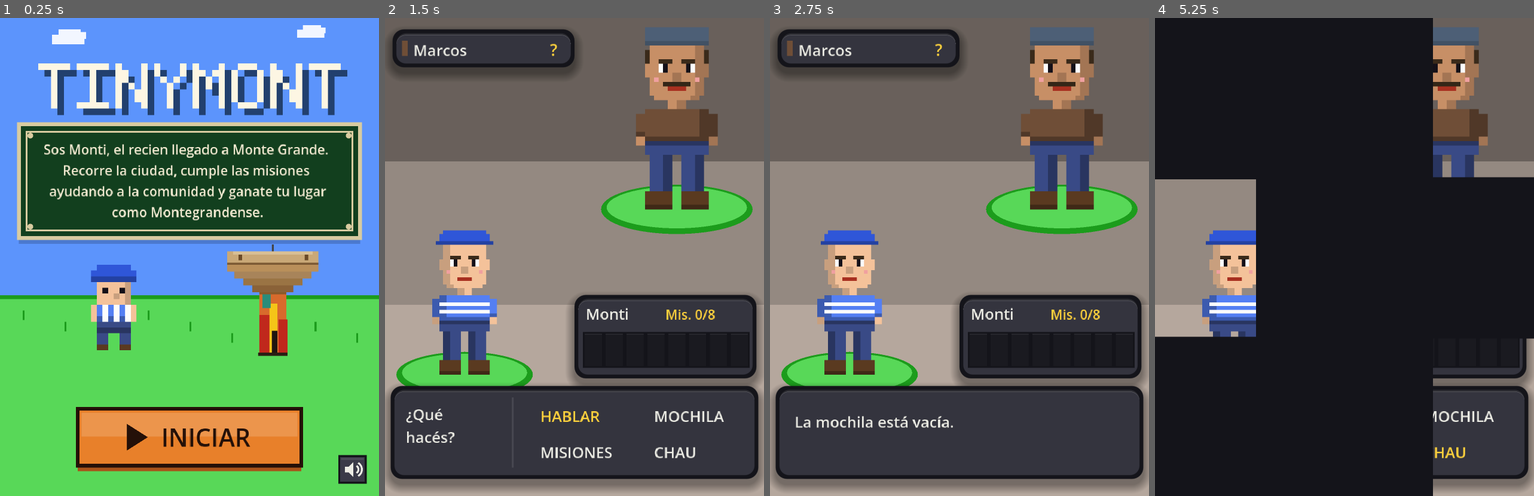
Above: before the commit, frames 1-4 (left to right).
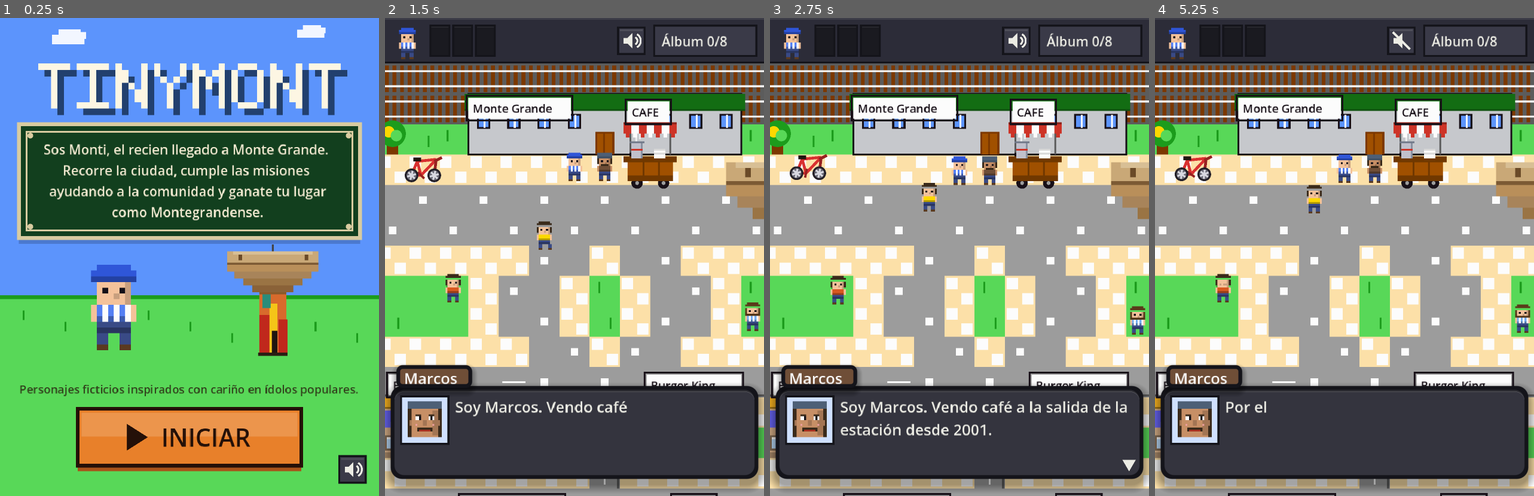
Above: after the commit, the same moments.

Repository: katastudio/TinyMont
Game: Godot game, scene res://scenes/ui/title_screen.tscn
The game is run twice, just before and just after one commit, with the same random seed, the same clock (stepped at 60 frames per second) and the same inputs.
Inputs (mouse positions are in pixels of both pictures, inside the frame that each line leads up to):
- Up to frame 1 (0.25 s): no input
- Up to frame 2 (1.5 s): tap Enter at 0.5 s; move the mouse to (657, 233) at 0.52 s; hold Right (move_right) 0.53-1.25 s; hold Z (interact) 0.53-1.25 s; click (657, 233) at 0.67 s; tap Space at 0.77 s; drag from (498, 280) to (555, 352) at 1.27 s
- Up to frame 3 (2.75 s): move the mouse to (997, 151) at 2.02 s; hold Right (move_right) from 2.03 s (still down); hold Z (interact) from 2.03 s (still down); click (997, 151) at 2.17 s
- Up to frame 4 (5.25 s): release Right (move_right) at 2.75 s; release Z (interact) at 2.75 s; drag from (1325, 352) to (1230, 185) at 2.77 s; move the mouse to (1458, 328) at 3.52 s; hold Left (move_left) 3.53-4.25 s; hold M (toggle_musica) 3.53-4.25 s; click (1458, 328) at 3.67 s; tap Space at 3.77 s; tap Z (interact) at 3.8 s; tap X (menu) at 4.15 s; drag from (1230, 185) to (1287, 137) at 4.27 s; move the mouse to (1363, 257) at 5.02 s; hold Down (move_down) from 5.03 s (still down); hold Z (interact) from 5.03 s (still down); tap Keypad Enter at 5.1 s; click (1363, 257) at 5.17 s

The runs differ from the first frame. In frame 1, 0.7% of the frame differs, in the area x 5-95%, y 76-80%; in frame 2, 78%; in frame 3, 78%; in frame 4, 90%, in the area x 0-100%, y 0-100%.

Commit message:
feat: introduccion con Marcos, descargo en el titulo y final con el barrio en la Plaza Mitre

Diff:
--- a/scripts/autoload/game_manager.gd
+++ b/scripts/autoload/game_manager.gd
@@ -10,6 +10,11 @@
 var dialog_box = null
 
 var album_abierto: bool = false        # el álbum del barrio frena al player
+var flags: Dictionary = {}              # progreso de la historia (ej: intro_vista), se guarda
+var pedir_intro: bool = false           # el título pide la introducción de Marcos (partida nueva)
+var final: CanvasLayer = null           # pantalla final (spec 0008 R5)
+signal victoria_lograda
+signal final_cerrado
 var album: CanvasLayer = null
 var is_encounter_active: bool = false   # pantalla de encuentro abierta (frena al player)
 var _encounter: CanvasLayer = null
@@ -292,10 +297,27 @@
 func _mostrar_victoria() -> void:
 	MusicManager.play_sfx("fanfarria_victoria")
 	start_dialog("Monte Grande", [
-		"¡Felicitaciones, Monti!",
-		"Ayudaste a todo\nel barrio de\nMonte Grande.",
-		"Ya sos un\nMontegrandense\nde ley. ¡Bienvenido!",
+		"¡Completaste el álbum del barrio, %s!" % jugador_nombre,
+		"Todo Monte Grande te espera en la Plaza Mitre.",
 	], Color("ffd23c"))
+	victoria_lograda.emit()
+
+
+## Pantalla final con créditos y descargo; al cerrarla se sigue paseando.
+func mostrar_final() -> void:
+	if final == null:
+		final = CanvasLayer.new()
+		final.set_script(preload("res://scripts/ui/final.gd"))
+		add_child(final)
+	final.visible = true
+	is_dialog_active = true      # frena a Monti mientras está la pantalla
+
+
+func cerrar_final() -> void:
+	if final:
+		final.visible = false
+	is_dialog_active = false
+	final_cerrado.emit()
 
 
 ## Misiones completadas del catálogo (o todas, si todavía no hay catálogo).
@@ -341,7 +363,8 @@
 		"version": VERSION_GUARDADO,
 		"jugador": {"nombre": jugador_nombre, "inventario": inventario.duplicate(),
 			"misiones": misiones.duplicate(), "bici_color": bici_color.to_html(),
-			"contadores": contadores.duplicate(true), "cuentas": cuentas.duplicate(true)},
+			"contadores": contadores.duplicate(true), "cuentas": cuentas.duplicate(true),
+			"flags": flags.duplicate(true)},
 		"objetos_tomados": objetos_tomados.duplicate(),
 		"mundo": mundo.snapshot(),
 	}
@@ -373,6 +396,7 @@
 		bici_color = Color.html(color_guardado)
 	en_bici = false
 	objetos_tomados = datos.get("objetos_tomados", []).duplicate()
+	flags = Dictionary(j.get("flags", {})).duplicate(true)
 	contadores = {}
 	var cs: Dictionary = j.get("contadores", {})
 	for id in cs:
@@ -392,6 +416,10 @@
 	if has_save():
 		DirAccess.remove_absolute(ProjectSettings.globalize_path(ruta_guardado))
 	objetos_tomados.clear()
+	flags.clear()
+	contadores.clear()
+	cuentas.clear()
+	_victoria = false
 
 
 ## Autoguardado: sólo en juego real (no en tests headless) y con un mundo activo.
--- a/scripts/npc/npc.gd
+++ b/scripts/npc/npc.gd
@@ -99,6 +99,10 @@
 var _gesto: String = ""
 var _t_gesto: float = 0.0
 
+# Fiesta final en la plaza (spec 0008 R5)
+const SIN_CONVOCATORIA := Vector2i(-1, -1)
+var _convocatoria: Vector2i = SIN_CONVOCATORIA
+
 # Vida social (spec 0010, F3)
 const UMBRAL_SOCIAL := 20.0              # urgencia social mínima para buscar charla
 const ALIVIO_CHARLA := 40.0              # cuánto baja la urgencia social una charla
@@ -247,7 +251,10 @@
 
 
 func _elegir_destino() -> void:
-	"""Elige el próximo destino según la rutina."""
+	"""Elige el próximo destino según la rutina (la convocatoria a la fiesta tiene prioridad)."""
+	if convocado():
+		_elegir_destino_convocado()
+		return
 	match rutina:
 		Rutina.QUIETO:
 			_camino = []
@@ -460,9 +467,9 @@
 		_soltar_opcion()
 
 
-## La celda pedida si está libre (o es la propia); si no, la libre más cercana a distancia <= 2.
-func _celda_libre_cerca(celda: Vector2i) -> Vector2i:
-	for radio in range(3):
+## La celda pedida si está libre (o es la propia); si no, la libre más cercana a distancia <= radio_max.
+func _celda_libre_cerca(celda: Vector2i, radio_max: int = 2) -> Vector2i:
+	for radio in range(radio_max + 1):
 		for dy in range(-radio, radio + 1):
 			for dx in range(-radio, radio + 1):
 				if absi(dx) + absi(dy) != radio:
@@ -557,6 +564,38 @@
 const UMBRAL_HUMOR := 70.0       # urgencia a partir de la cual una necesidad marca el ánimo
 const UMBRAL_CONTENTO := 35.0    # todas las necesidades por debajo: contento
 const HUMOR_POR_NECESIDAD := [["hambre", "hambriento"], ["energia", "cansado"], ["ocio", "aburrido"], ["social", "solo"]]
+
+
+## Convoca al vecino a un punto (la fiesta final): deja lo que hace y va para allá.
+func convocar(celda: Vector2i) -> void:
+	_convocatoria = celda
+	if not _paso_activo:
+		_volver_a_esperar()
+		_timer_pausa = 0.0
+
+
+func convocado() -> bool:
+	return _convocatoria != SIN_CONVOCATORIA
+
+
+func liberar_convocatoria() -> void:
+	_convocatoria = SIN_CONVOCATORIA
+	if _estado == Estado.EN_ACTIVIDAD and actividad_actual() == "fiesta":
+		_volver_a_esperar()
+
+
+func _elegir_destino_convocado() -> void:
+	_camino = []
+	var destino := _celda_libre_cerca(_convocatoria, 6)
+	if destino == Vector2i(-1, -1):
+		return
+	_opcion_actual = {"id": "fiesta", "satisface": {"social": 100}, "celda": destino, "duracion": 600, "lleno": false}
+	if destino == _celda_actual:
+		_comenzar_actividad()
+		return
+	_camino = _mundo.camino(_celda_actual, destino)
+	if _camino.is_empty():
+		_soltar_opcion()
 
 
 ## Ánimo actual según las necesidades: hambriento, cansado, aburrido, solo, contento o "".
--- /dev/null
+++ b/scripts/ui/final.gd
@@ -0,0 +1,77 @@
+extends CanvasLayer
+## Pantalla final (spec 0008 R5): Monti ya es vecino. Créditos y descargo (R7).
+## Se cierra con cualquier tecla o toque y se sigue paseando por el barrio.
+
+const ItemArt = preload("res://scripts/art/item_art.gd")
+const FONDO := Color("2c2c38")
+const MARCO := Color("14141a")
+const TEXTO := Color("ecece4")
+const DORADO := Color("ffd23c")
+
+var _hoja: Control
+var _t := 0.0
+
+
+func _ready() -> void:
+	layer = 11
+	_hoja = Control.new()
+	_hoja.set_anchors_preset(Control.PRESET_FULL_RECT)
+	_hoja.mouse_filter = Control.MOUSE_FILTER_STOP
+	_hoja.draw.connect(_dibujar)
+	_hoja.gui_input.connect(_on_gui_input)
+	add_child(_hoja)
+
+
+func texto_titulo() -> String:
+	return "¡Ya sos vecino de Monte Grande!"
+
+
+func texto_creditos() -> String:
+	return "\n".join([
+		"Completaste el álbum: %d/%d." % [GameManager.misiones_completadas(), GameManager.total_misiones()],
+		"TinyMont, hecho con cariño",
+		"en Monte Grande por Kata Studio.",
+		"Arte, música y vecinos por código.",
+		"Personajes ficticios inspirados",
+		"con cariño en ídolos populares.",
+	])
+
+
+func _process(delta: float) -> void:
+	if visible:
+		_t += delta
+		_hoja.queue_redraw()
+
+
+func _unhandled_input(event: InputEvent) -> void:
+	if visible and _t > 1.0 and (event.is_action_pressed("interact") or event.is_action_pressed("menu")):
+		GameManager.cerrar_final()
+		get_viewport().set_input_as_handled()
+
+
+func _on_gui_input(event: InputEvent) -> void:
+	if _t > 1.0 and (event is InputEventScreenTouch or event is InputEventMouseButton) and event.pressed:
+		GameManager.cerrar_final()
+		get_viewport().set_input_as_handled()
+
+
+func _dibujar() -> void:
+	var s := _hoja.size
+	var font := ThemeDB.fallback_font
+	_hoja.draw_rect(Rect2(Vector2.ZERO, s), Color(0, 0, 0, 0.6))
+	var panel := Rect2(8, s.y * 0.22, s.x - 16, 142)
+	_hoja.draw_rect(panel.grow(2), MARCO)
+	_hoja.draw_rect(panel, FONDO)
+	var brillo := 1.0 + sin(_t * 4.0) * 0.08
+	ItemArt.draw_on(_hoja, "medalla", Rect2(panel.get_center().x - 7, panel.position.y + 8, 14 * brillo, 16 * brillo))
+	if font == null:
+		return
+	_hoja.draw_string(font, Vector2(panel.position.x, panel.position.y + 38), texto_titulo(),
+			HORIZONTAL_ALIGNMENT_CENTER, panel.size.x, 9, DORADO)
+	var y := panel.position.y + 54
+	for linea in texto_creditos().split("\n"):
+		_hoja.draw_string(font, Vector2(panel.position.x + 6, y), linea, HORIZONTAL_ALIGNMENT_CENTER, panel.size.x - 12, 6, TEXTO)
+		y += 12
+	if _t > 1.0 and fmod(_t, 1.0) < 0.7:
+		_hoja.draw_string(font, Vector2(panel.position.x, panel.end.y - 6), "Tocá para seguir paseando",
+				HORIZONTAL_ALIGNMENT_CENTER, panel.size.x, 6, Color(TEXTO, 0.7))
--- a/scripts/ui/title_screen.gd
+++ b/scripts/ui/title_screen.gd
@@ -186,6 +186,8 @@
 	]), INK)
 	if font:
 		draw_string(font, Vector2(tx + 18, cy + 5), etiqueta, HORIZONTAL_ALIGNMENT_LEFT, -1, 13, INK)
+	if font:
+		draw_string(font, Vector2(0, size.y - 54.0), descargo(), HORIZONTAL_ALIGNMENT_CENTER, size.x, 6, Color(INK, 0.75))
 	if _hay_partida and font:
 		var n := _nueva_rect()
 		var col := INK if not _pressed_nueva else BTN_DK
@@ -240,9 +242,15 @@
 	MusicManager.restart_music("tema_titulo")
 
 
+## Descargo legal de los personajes homenaje (spec 0008 R7).
+func descargo() -> String:
+	return "Personajes ficticios inspirados con cariño en ídolos populares."
+
+
 func _start() -> void:
 	set_process_input(false)
 	GameManager.cargar_al_iniciar = _hay_partida
+	GameManager.pedir_intro = not _hay_partida
 	get_tree().change_scene_to_file("res://scenes/main.tscn")
 
 
--- a/scripts/world/monte_grande.gd
+++ b/scripts/world/monte_grande.gd
@@ -281,6 +281,67 @@
 		var datos := GameManager.leer_partida()
 		if not datos.is_empty():
 			restaurar(datos.get("mundo", {}))
+	if GameManager.pedir_intro:
+		GameManager.pedir_intro = false
+		_intro()
+	if not GameManager.victoria_lograda.is_connected(_fiesta_en_la_plaza):
+		GameManager.victoria_lograda.connect(_fiesta_en_la_plaza)
+	if not GameManager.final_cerrado.is_connected(_terminar_fiesta):
+		GameManager.final_cerrado.connect(_terminar_fiesta)
+
+
+# ==================== HISTORIA (spec 0008) ====================
+
+const CELDA_FUENTE := Vector2i(22, 33)     # fuente de la Plaza Mitre
+const RADIO_LLEGADA := 4
+var _en_fiesta := false
+
+const INTRO := [
+	"¡Eh, vos! ¿Recién bajado del Roca? Bienvenido a Monte Grande.",
+	"Soy Marcos. Vendo café a la salida de la estación desde 2001.",
+	"Monte Grande es la Ciudad de los Árboles: plaza, estación y vecinos de oro.",
+	"Por el barrio vas a cruzarte músicos, futbolistas, artistas... gente con historia.",
+	"Pero ojo: acá no sos vecino hasta que el barrio te conoce.",
+	"Ayudá a cada uno y te van a regalar un recuerdo. Juntalos en tu álbum.",
+]
+
+
+## Partida nueva: Marcos recibe a Monti a la salida de la estación y le encarga la primera misión.
+func _intro() -> void:
+	GameManager.flags["intro_vista"] = true
+	var marcos = get_node_or_null("Marcos")
+	if marcos == null:
+		return
+	var lineas: Array = INTRO.duplicate()
+	lineas.append_array(marcos.dialogo_lines())
+	GameManager.start_dialog(marcos.npc_name, lineas, marcos.camiseta, marcos.retrato())
+
+
+## Álbum completo: todo el barrio va a la Plaza Mitre a recibir a Monti.
+func _fiesta_en_la_plaza() -> void:
+	_en_fiesta = true
+	for n in _vecinos:
+		if is_instance_valid(n):
+			n.convocar(CELDA_FUENTE)
+
+
+## Cuando Monti llega a la plaza durante la fiesta, aparece la pantalla final.
+func _revisar_llegada_a_la_fiesta() -> void:
+	if not _en_fiesta or (GameManager.final and GameManager.final.visible):
+		return
+	var player = get_node_or_null("Player")
+	if player == null:
+		return
+	var d: Vector2i = celda_de(player.position) - CELDA_FUENTE
+	if absi(d.x) + absi(d.y) <= RADIO_LLEGADA:
+		GameManager.mostrar_final()
+
+
+func _terminar_fiesta() -> void:
+	_en_fiesta = false
+	for n in _vecinos:
+		if is_instance_valid(n):
+			n.liberar_convocatoria()
 	if not WorldClock.hora_cambiada.is_connected(_on_hora_autoguardado):
 		WorldClock.hora_cambiada.connect(_on_hora_autoguardado)
 	if not GameManager.mision_cambiada.is_connected(_on_mision_autoguardado):
@@ -681,6 +742,8 @@
 
 
 func _process(delta):
+	if _en_fiesta:
+		_revisar_llegada_a_la_fiesta()
 	_redraw_timer += delta
 	if _redraw_timer >= 0.3:
 		_redraw_timer = 0.0
--- /dev/null
+++ b/tests/test_historia.gd
@@ -0,0 +1,101 @@
+extends Node
+## Introducción con Marcos, descargo y final en la Plaza Mitre (spec 0008 §3, R5, R7).
+## Correr: godot --headless --path . res://tests/test_historia.tscn
+
+const DT := 1.0 / 60.0
+const FUENTE := Vector2i(22, 33)
+
+var _fallas := 0
+
+
+func _check(cond: bool, msg: String) -> void:
+	if cond:
+		print("OK: " + msg)
+	else:
+		_fallas += 1
+		push_error("FALLA: " + msg)
+
+
+func _ready() -> void:
+	WorldClock.set_process(false)
+	_reset()
+
+	# Sin pedido de introducción (ej: cargar el mapa directo) no hay diálogo.
+	var m = _mundo()
+	await get_tree().process_frame
+	_check(not GameManager.is_dialog_active, "sin partida nueva no hay introducción")
+	_liberar(m)
+
+	# Partida nueva desde el título: Marcos recibe a Monti y encarga la primera misión.
+	_reset()
+	GameManager.pedir_intro = true
+	m = _mundo()
+	await get_tree().process_frame
+	_check(GameManager.is_dialog_active, "partida nueva: arranca la introducción")
+	var caja = GameManager.dialog_box
+	_check(caja.name_label.text == "Marcos", "habla Marcos (%s)" % caja.name_label.text)
+	_check(caja.current_lines.size() >= 4, "Marcos cuenta la historia antes del encargo")
+	_check(GameManager.get_estado_mision("marcos_vasitos") == "en_curso", "la primera misión queda encargada")
+	_check(GameManager.flags.get("intro_vista", false), "la introducción queda registrada")
+	_check(not GameManager.pedir_intro, "el pedido de introducción se consume")
+	GameManager.end_dialog()
+	_liberar(m)
+
+	# Descargo en el título.
+	var titulo = load("res://scenes/ui/title_screen.tscn").instantiate()
+	add_child(titulo)
+	_check("ficticios" in titulo.descargo() and "cariño" in titulo.descargo(), "el título muestra el descargo")
+	titulo.queue_free()
+
+	# Final: al completar el álbum, el barrio se junta en la plaza y aparece la pantalla final.
+	_reset()
+	m = _mundo()
+	for n in m.get_children():
+		n.set_process(false)
+		n.set_physics_process(false)
+	for id in GameManager.catalogo:
+		GameManager.set_estado_mision(id, "completada")
+		GameManager.agregar_item(GameManager.catalogo[id].recompensa)
+	_check(GameManager._victoria, "álbum completo: victoria")
+	GameManager.dialog_ended.emit()    # cierra el diálogo de la última entrega
+	GameManager.end_dialog()            # cierra el aviso de la victoria
+	var npcs: Array = m.get_children().filter(func(n): return "npc_name" in n)
+	_check(npcs.all(func(n): return n.convocado()), "todos los vecinos van a la plaza")
+	for f in 60 * 90:
+		WorldClock._process(DT)
+		for n in npcs:
+			n._process(DT)
+	var cerca := npcs.filter(func(n): var d: Vector2i = n.celda_logica() - FUENTE; return absi(d.x) + absi(d.y) <= 8).size()
+	_check(cerca >= npcs.size() - 3, "el barrio está reunido en la plaza (%d de %d)" % [cerca, npcs.size()])
+	_check(GameManager.final == null or not GameManager.final.visible, "la pantalla final espera a que llegue Monti")
+	var p = m.get_node("Player")
+	p.colocar_en(Vector2i(19, 34))
+	m._revisar_llegada_a_la_fiesta()
+	_check(GameManager.final != null and GameManager.final.visible, "Monti llega a la plaza: pantalla final")
+	_check("vecino" in GameManager.final.texto_titulo(), "la pantalla final lo nombra vecino")
+	_check("ficticios" in GameManager.final.texto_creditos(), "los créditos incluyen el descargo")
+	GameManager.cerrar_final()
+	_check(npcs.all(func(n): return not n.convocado()), "al cerrar el final, cada vecino vuelve a su vida")
+	_liberar(m)
+	print("---- fallas: %d ----" % _fallas)
+	get_tree().quit(1 if _fallas > 0 else 0)
+
+
+func _reset() -> void:
+	GameManager.inventario.clear()
+	GameManager.misiones.clear()
+	GameManager.flags.clear()
+	GameManager._victoria = false
+	GameManager.is_dialog_active = false
+	WorldClock.reiniciar(5, 10)
+
+
+func _mundo():
+	var m = load("res://scenes/main.tscn").instantiate()
+	add_child(m)
+	return m
+
+
+func _liberar(m) -> void:
+	remove_child(m)
+	m.free()
--- /dev/null
+++ b/tests/test_historia.tscn
@@ -0,0 +1,6 @@
+[gd_scene format=3]
+
+[ext_resource type="Script" path="res://tests/test_historia.gd" id="1"]
+
+[node name="TestHistoria" type="Node"]
+script = ExtResource("1")
